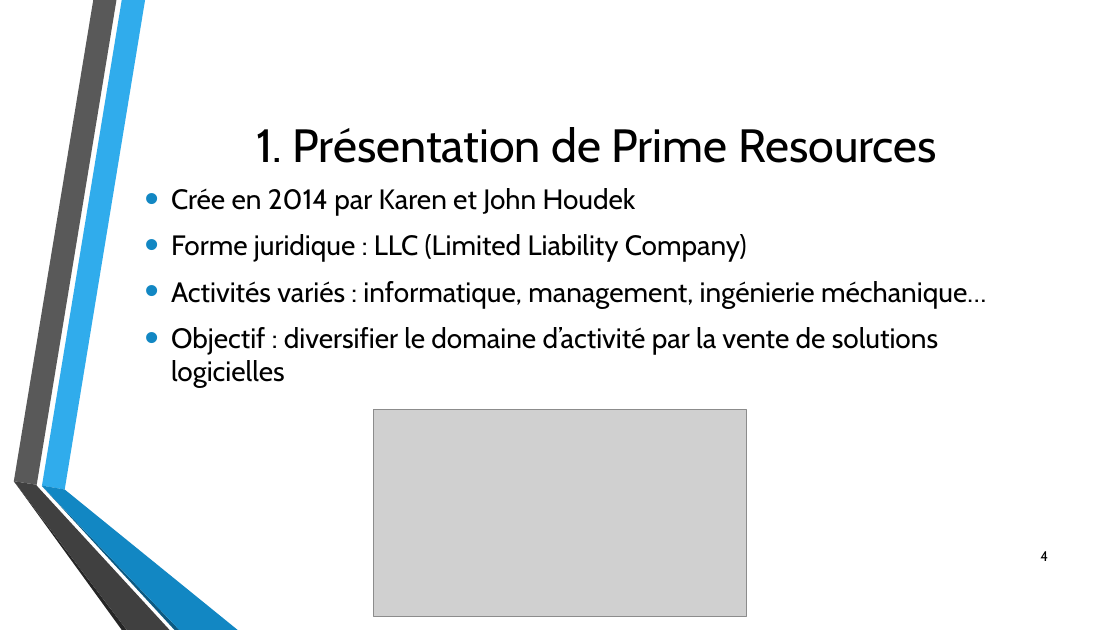
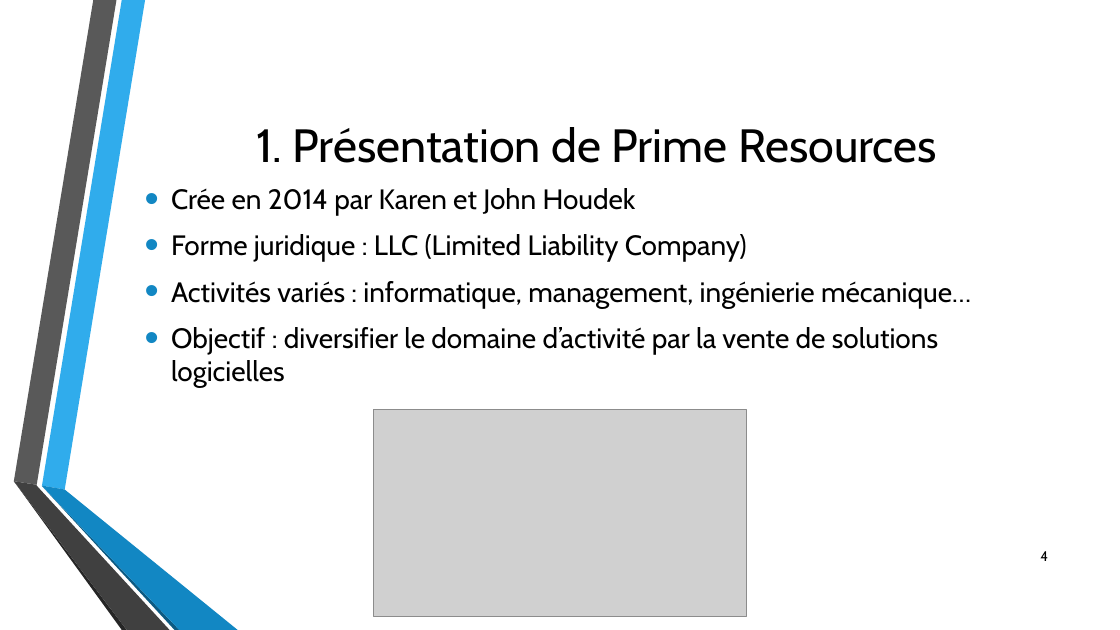
Before and after one commit to davidrubino/cmdb, a slide deck: slide 4 of report/cmdb_presentation.pptx. Drawn at 1120x630 pixels with LibreOffice and Linux fonts; fonts in the diff are those of the drawing; grey boxes stand for pictures; background and template pictures are left out. Boxes give left, top, right and bottom in pixels: in the first picture for what was removed or moved away, otherwise in the second. Text is boxed around its words. In the diff, an @@ line names an element or a change of style, - is before the commit and + after.

Commit message:
presentation

```diff
--- a/report/cmdb_presentation.pptx
+++ b/report/cmdb_presentation.pptx
@@ text at bbox=[171, 281, 971, 308]: text changed @@
-• Activités variés : informatique, management, ingénierie méchanique…
+• Activités variés : informatique, management, ingénierie mécanique…
```
Also in this commit, not shown: 1 slide removed.
